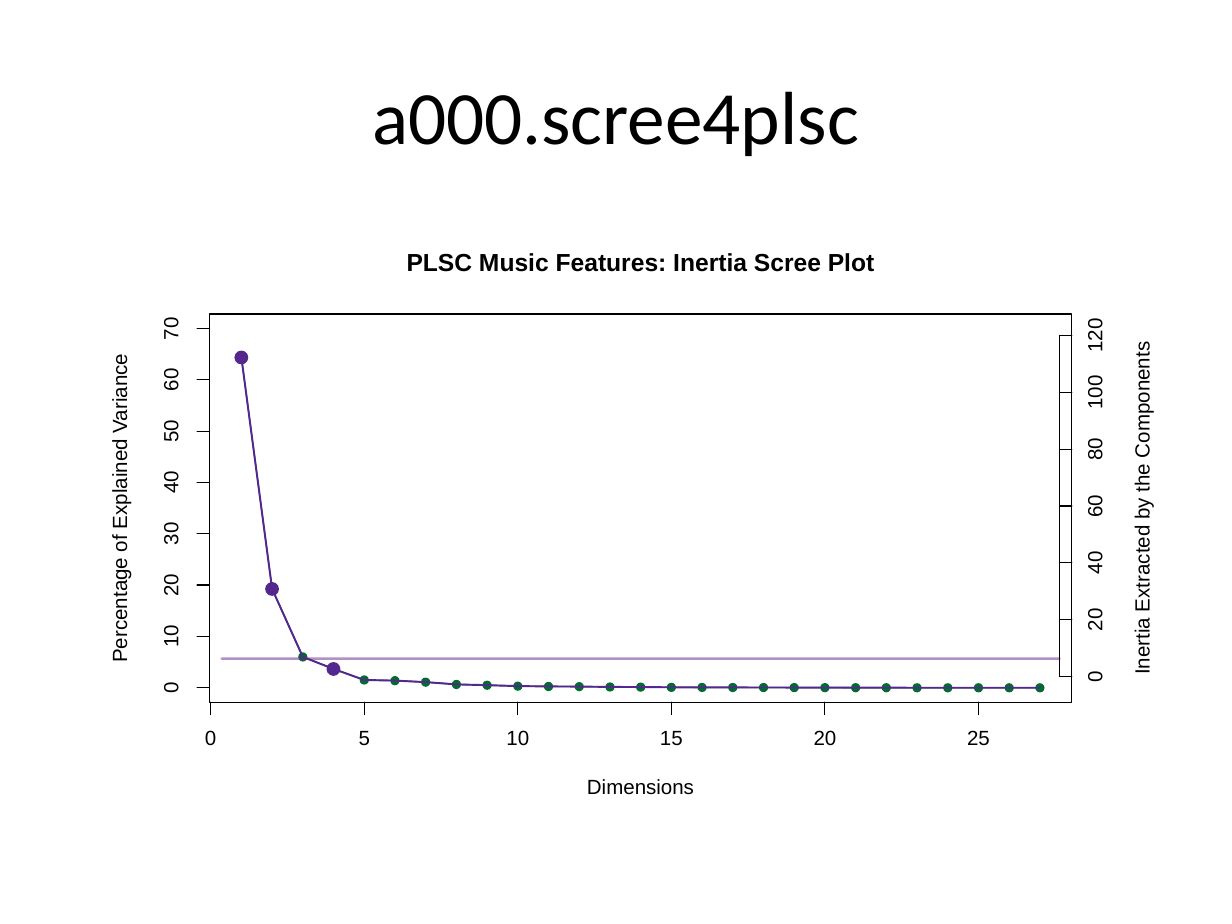
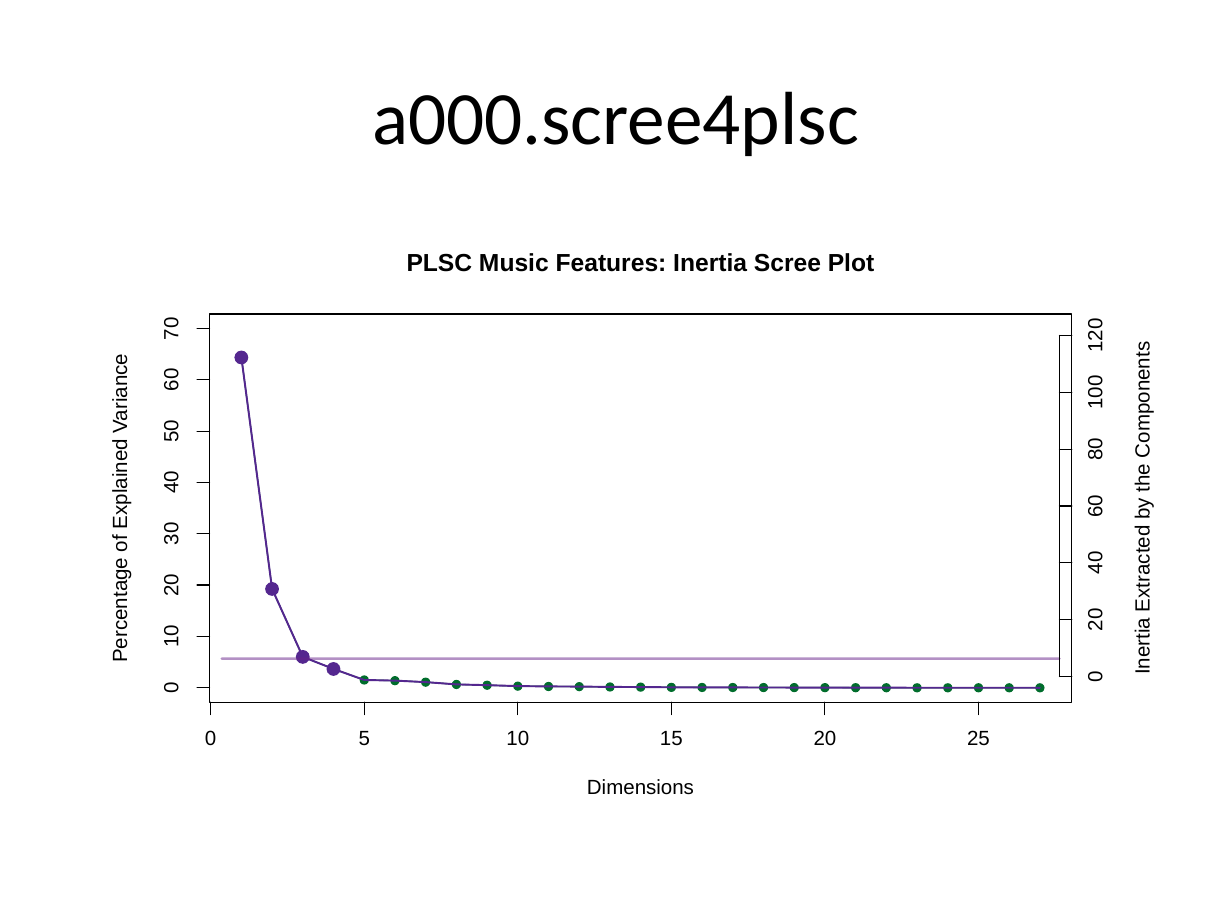
Before and after one commit to brendonmiz/MusicDescriptorsBackup, a slide deck: slide 2 of Analysis/Music-Descriptor-Space.pptx. Drawn at 1232x924 pixels with LibreOffice and Linux fonts; fonts in the diff are those of the drawing. Boxes give left, top, right and bottom in pixels: in the first picture for what was removed or moved away, otherwise in the second. Text is boxed around its words. In the diff, an @@ line names an element or a change of style, - is before the commit and + after.

```diff
--- a/Analysis/Music-Descriptor-Space.pptx
+++ b/Analysis/Music-Descriptor-Space.pptx
@@ ellipse added at box(296, 650, 309, 664), fill #54278F @@
```
Also in this commit, not shown: 3 other slides changed, 36 other files.
